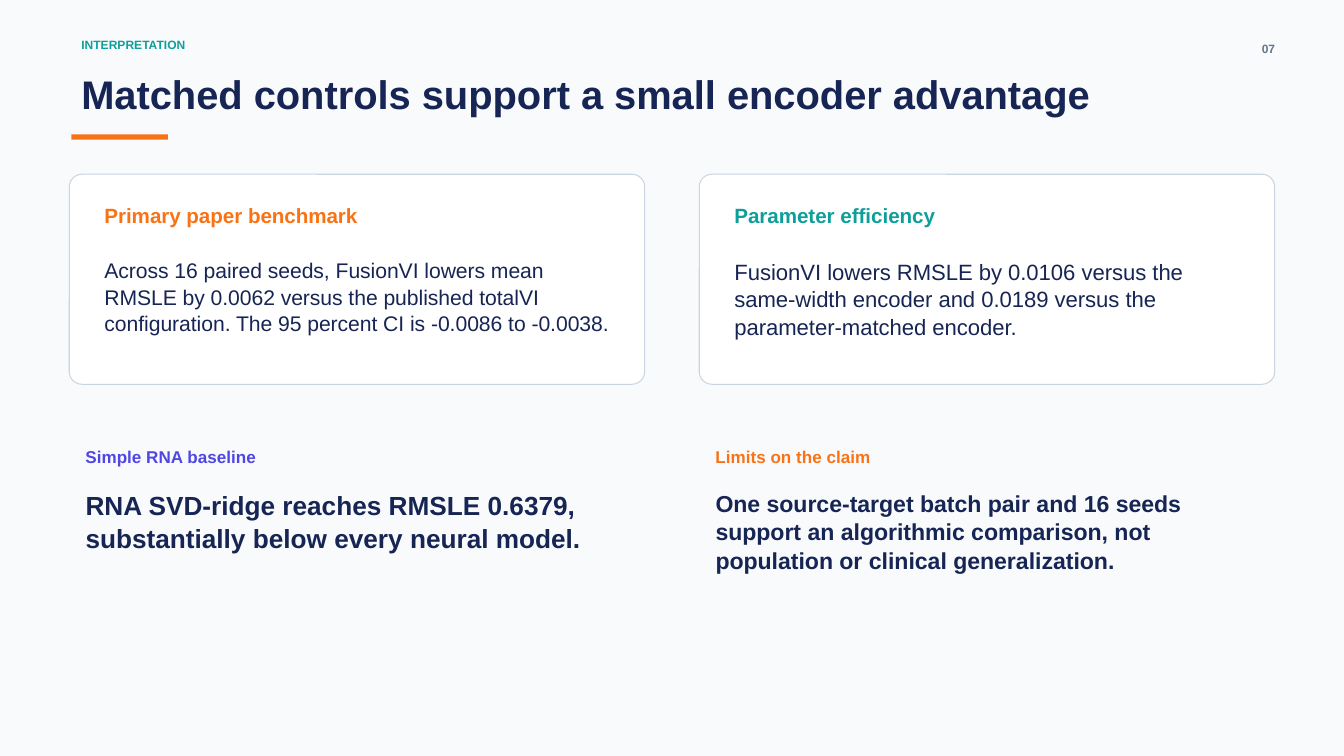
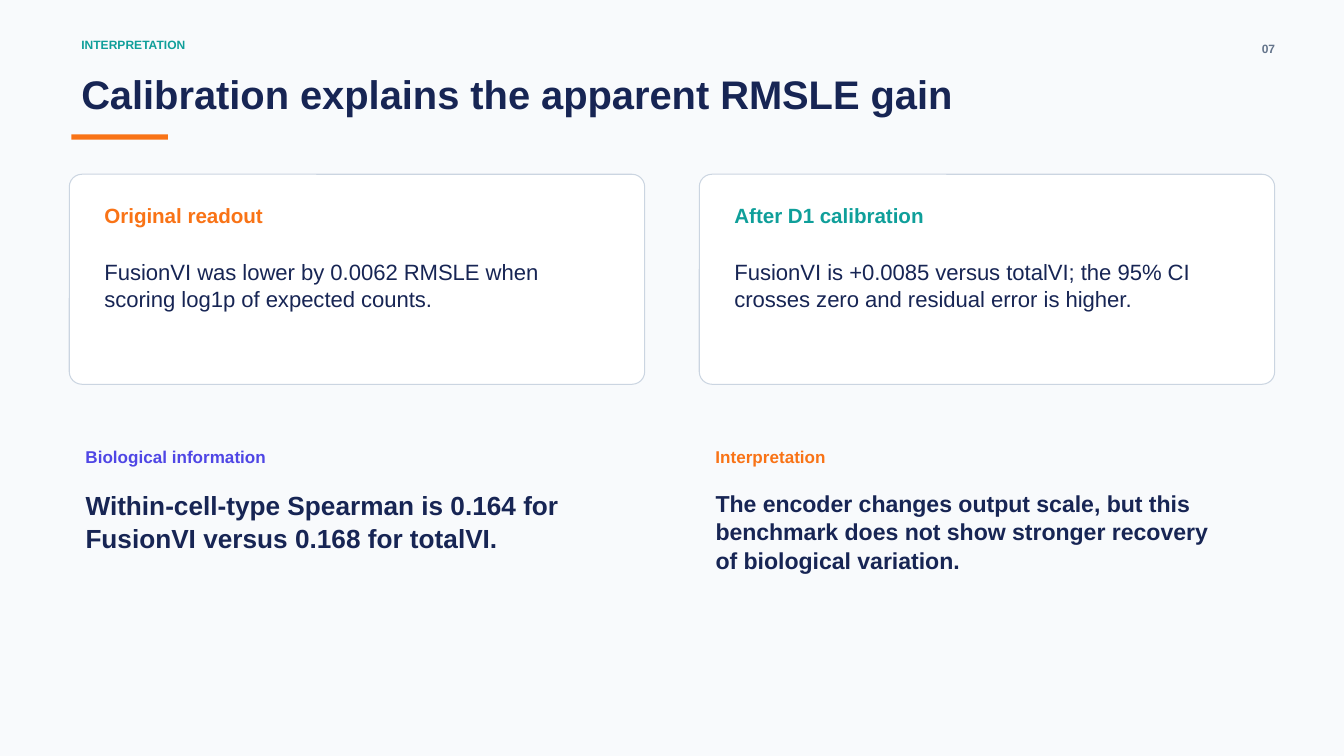
Before and after one commit to nazirad19/FusionVI, a slide deck: slide 7 of deliverables/FusionVI_Paper_Benchmark_Presentation.pptx. Drawn at 1344x756 pixels with LibreOffice and Linux fonts; fonts in the diff are those of the drawing. Boxes give left, top, right and bottom in pixels: in the first picture for what was removed or moved away, otherwise in the second. Text is boxed around its words. In the diff, an @@ line names an element or a change of style, - is before the commit and + after.

Commit message:
Complete calibrated FusionVI evaluation and deliverables

```diff
--- a/deliverables/FusionVI_Paper_Benchmark_Presentation.pptx
+++ b/deliverables/FusionVI_Paper_Benchmark_Presentation.pptx
@@ text at (x1=81, y1=80, x2=953, y2=118): text changed @@
-Matched controls support a small encoder advantage
+Calibration explains the apparent RMSLE gain
@@ text at (x1=104, y1=208, x2=263, y2=228): text changed @@
-Primary paper benchmark
+Original readout
@@ text at (x1=734, y1=208, x2=924, y2=224): text changed @@
-Parameter efficiency
+After D1 calibration
@@ text at (x1=104, y1=264, x2=539, y2=312): text changed; size 15 to 15.8 pt @@
-Across 16 paired seeds, FusionVI lowers mean RMSLE by 0.0062 versus the published totalVI configuration. The 95 percent CI is -0.0086 to -0.0038.
+FusionVI was lower by 0.0062 RMSLE when scoring log1p of expected counts.
@@ text at (x1=734, y1=264, x2=1190, y2=312): text changed @@
-FusionVI lowers RMSLE by 0.0106 versus the same-width encoder and 0.0189 versus the parameter-matched encoder.
+FusionVI is +0.0085 versus totalVI; the 95% CI crosses zero and residual error is higher.
@@ text at (x1=85, y1=450, x2=266, y2=467): text changed @@
-Simple RNA baseline
+Biological information
@@ text at (x1=715, y1=450, x2=825, y2=467): text changed @@
-Limits on the claim
+Interpretation
@@ text at (x1=86, y1=496, x2=558, y2=549): text changed @@
-RNA SVD-ridge reaches RMSLE 0.6379, substantially below every neural model.
+Within-cell-type Spearman is 0.164 for FusionVI versus 0.168 for totalVI.
@@ text at (x1=716, y1=495, x2=1208, y2=574): text changed @@
-One source-target batch pair and 16 seeds support an algorithmic comparison, not population or clinical generalization.
+The encoder changes output scale, but this benchmark does not show stronger recovery of biological variation.
```
Also in this commit, not shown: 3 other slides changed, 23 other files.
